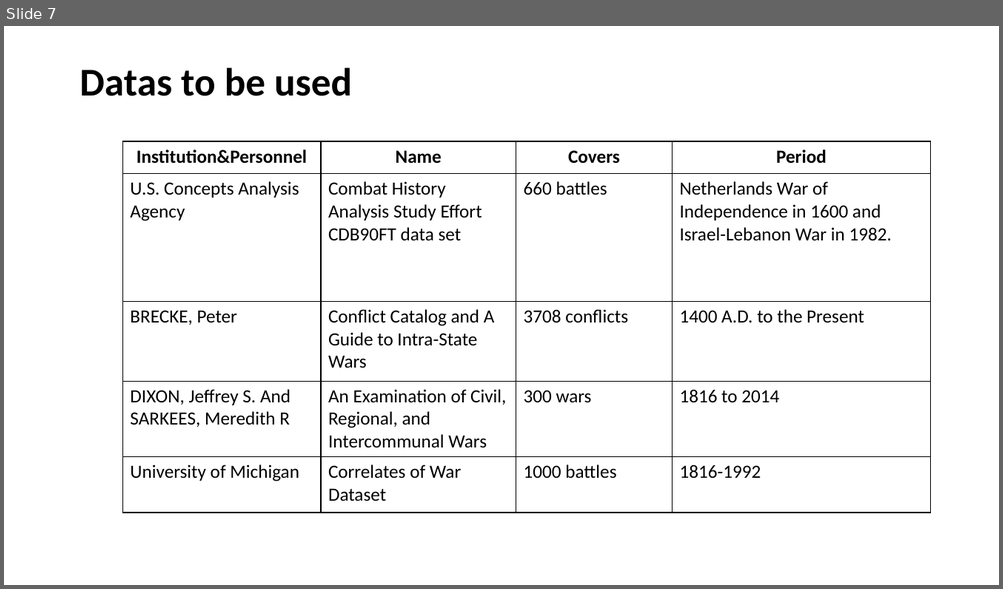
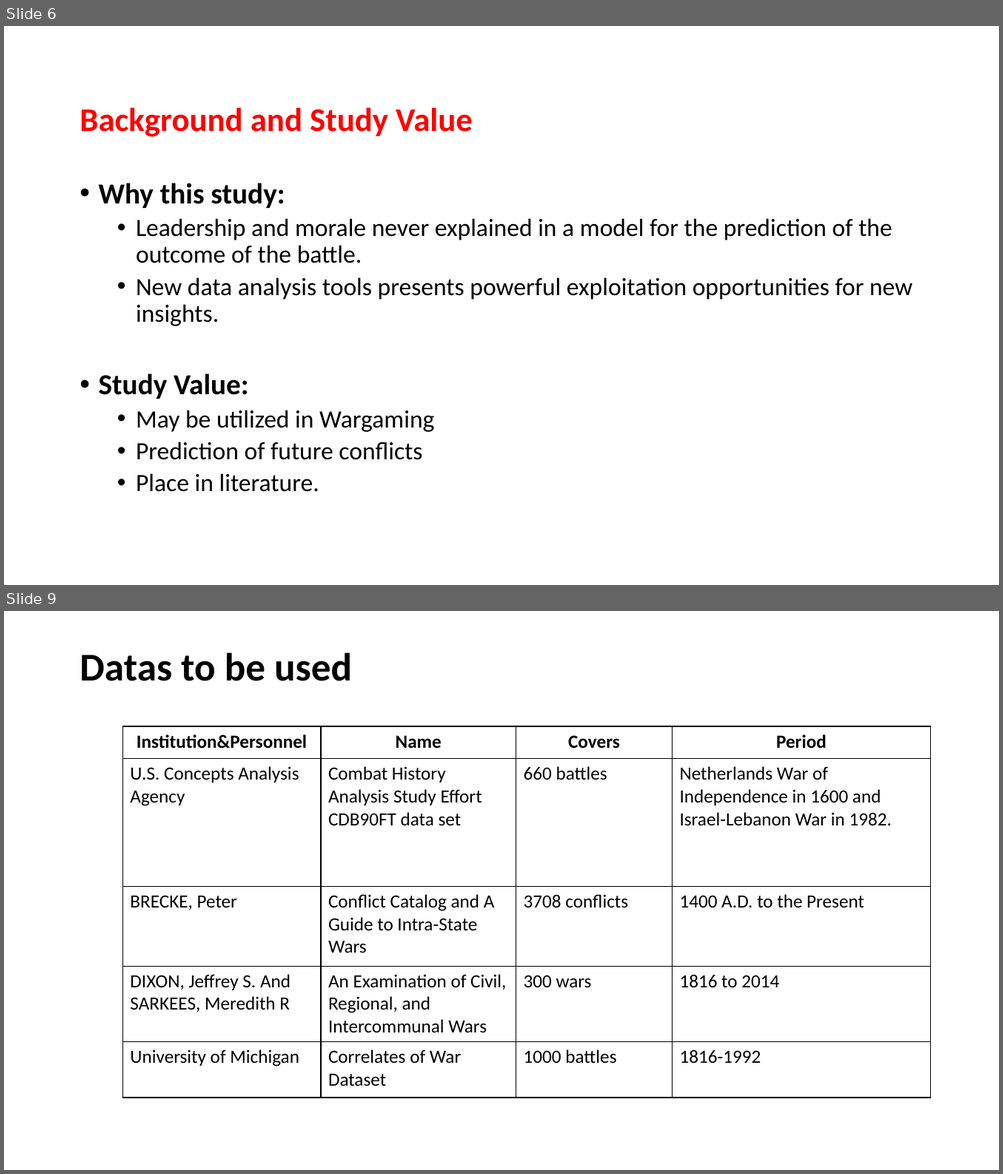
Before and after one commit to GurkanGitHub/PhD, a slide deck: PhD Discussion.pptx. Shown one above the other, each under a label of ours: slide 7 before the commit, slides 6 and 9 after it; the slides between them are not shown. The pictures are 1003x589 and 1003x1174 pixels, drawn with LibreOffice and Linux fonts; fonts in the diff are those of the drawing. Boxes give left, top, right and bottom in pixels: in the first picture for what was removed or moved away, otherwise in the second. Text is boxed around its words. In the diff, an @@ line names an element or a change of style, - is before the commit and + after.

```diff
--- a/PhD Discussion.pptx
+++ b/PhD Discussion.pptx
@@ slide 6 added at bbox=[4, 26, 999, 585], background #FFFFFF @@
@@ title added at bbox=[79, 107, 472, 137], 32 pt, text #FF0000, bold @@
+Background and Study Value
@@ text added at bbox=[99, 183, 912, 492], 24 pt, text #000000 @@
+• Why this study:
+  • Leadership and morale never explained in a model for the prediction of the outcome of the battle.
+  • New data analysis tools presents powerful exploitation opportunities for new insights.
+• Study Value:
+  • May be utilized in Wargaming
+  • Prediction of future conflicts
+  • Place in literature.
@@ what was slide 7 is now slide 9 @@
```
Also in this commit, not shown: 7 slides changed, 1 other slide added, 1 other file.
